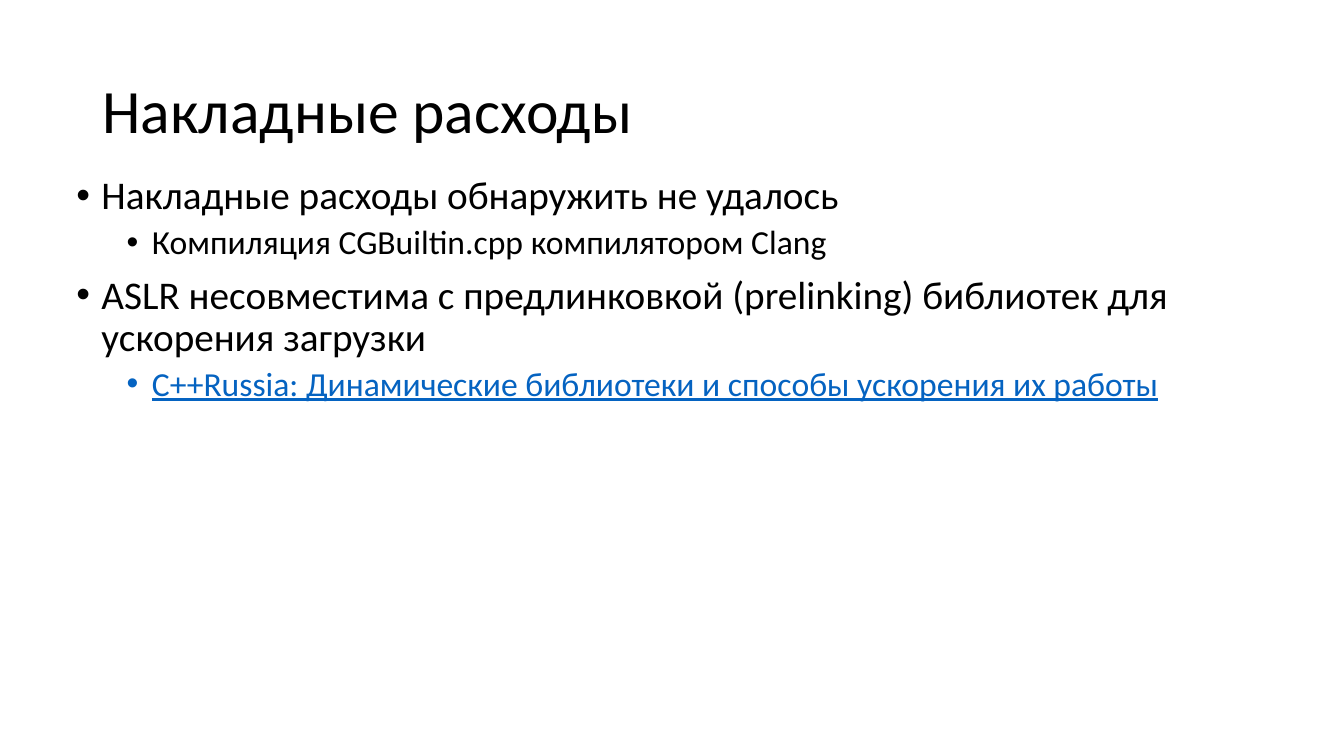
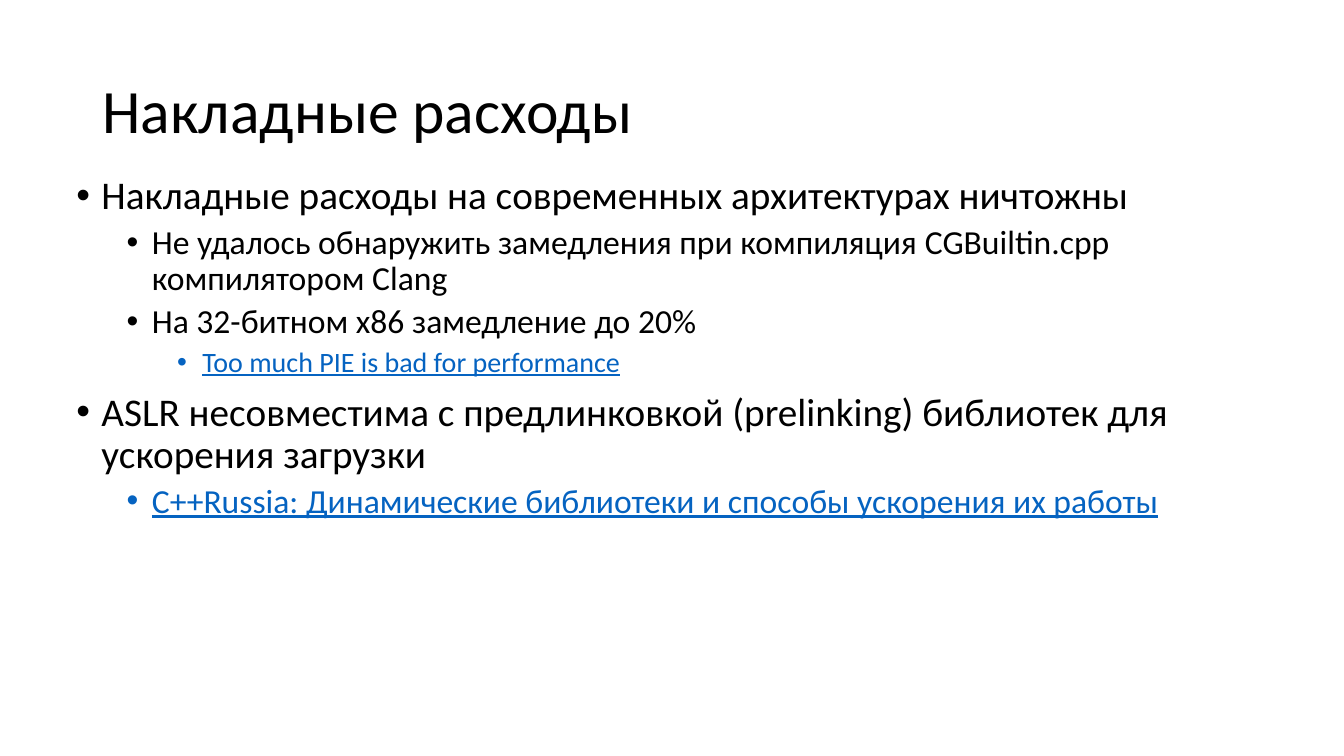
Before and after one commit to yugr/slides, a slide deck: slide 16 of CppZeroCost/2025/RU.pptx (slide 13 before the commit). Drawn at 1344x756 pixels with LibreOffice and Linux fonts; fonts in the diff are those of the drawing. Boxes give left, top, right and bottom in pixels: in the first picture for what was removed or moved away, otherwise in the second. Text is boxed around its words. In the diff, an @@ line names an element or a change of style, - is before the commit and + after.

```diff
--- a/CppZeroCost/2025/RU.pptx
+++ b/CppZeroCost/2025/RU.pptx
@@ text at <box>101,184,1128,377</box>: text changed @@
-• Накладные расходы обнаружить не удалось
-  • Компиляция CGBuiltin.cpp компилятором Clang
+• Накладные расходы на современных архитектурах ничтожны
+  • Не удалось обнаружить замедления при компиляция CGBuiltin.cpp компилятором Clang
+  • На 32-битном x86 замедление до 20%
+    • Too much PIE is bad for performance
```
Also in this commit, not shown: 11 other slides changed, 5 slides added, 6 other files.
